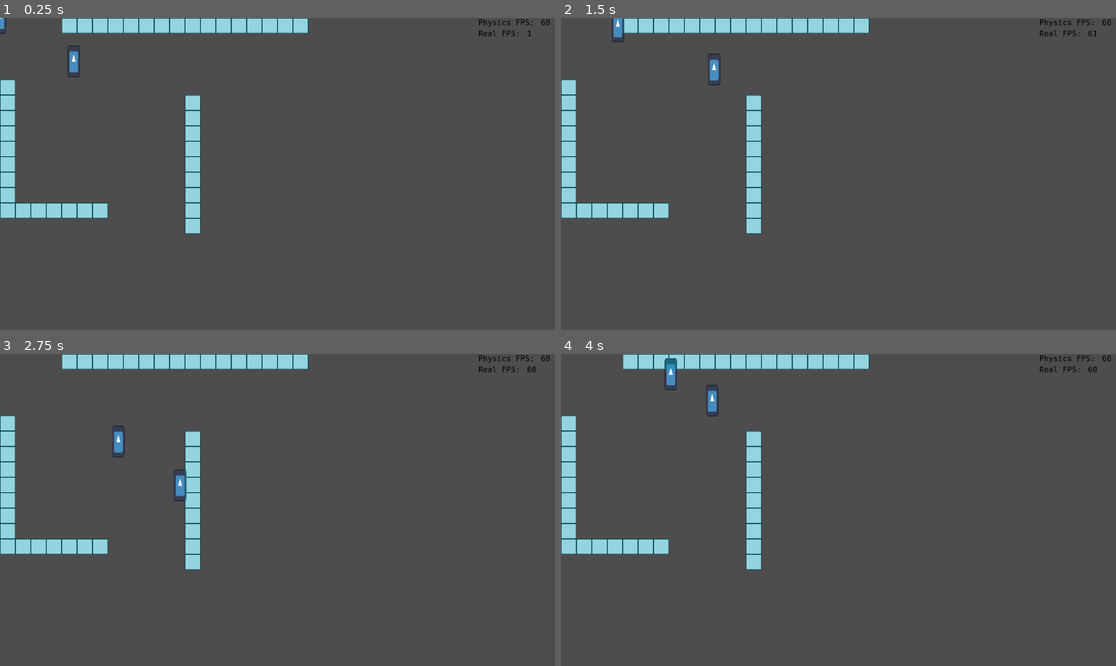
Above: before the commit, frames 1-4 (two rows, left to right).
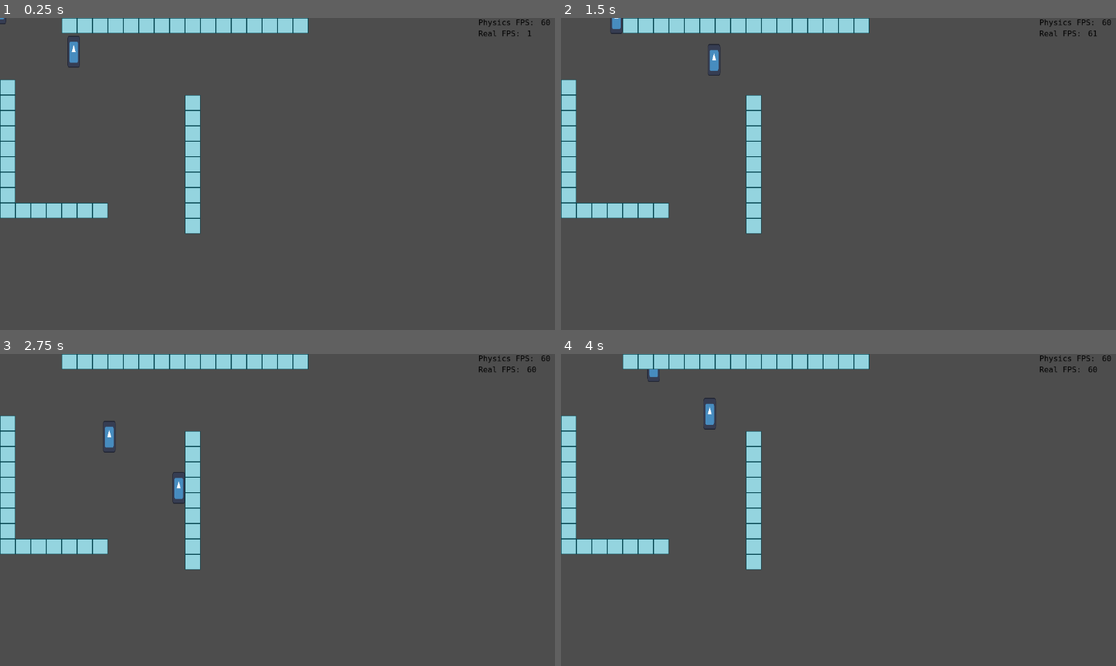
Above: after the commit, the same moments.

Repository: wync-netcode/wync-godot
Game: Godot game, scene res://rooms/lab1/lab1.tscn
Two runs of this game, one before a commit and one after it. Both use one fixed random seed, a clock stepped at 60 frames per second and the inputs below. The engine's default icon, where the game draws it, is replaced by a stand-in: a white triangle on a blue panel in a dark square.
Inputs (mouse positions are in pixels of both pictures, inside the frame that each line leads up to):
- Up to frame 1 (0.25 s): no input
- Up to frame 2 (1.5 s): tap Enter at 0.5 s; move the mouse to (960, 158) at 0.52 s; hold D (p1_right) 0.53-1.28 s; hold E (p1_interact) 0.53-1.28 s; move the mouse to (727, 189) at 1.27 s; hold S (p1_down) from 1.28 s (still down); click (727, 189) at 1.35 s
- Up to frame 3 (2.75 s): move the mouse to (333, 441) at 2.02 s; release S (p1_down) at 2.03 s; hold D (p1_right) from 2.03 s (still down); hold 1 (p1_weapon1) from 2.03 s (still down)
- Up to frame 4 (4 s): move the mouse to (810, 572) at 2.77 s; release D (p1_right) at 2.78 s; release 1 (p1_weapon1) at 2.78 s; hold W (p1_up) 2.78-3.53 s; tap 2 (p1_weapon2) at 2.85 s; move the mouse to (1005, 556) at 3.52 s; hold A (p1_left) from 3.53 s (still down); hold 3 (p1_weapon3) from 3.53 s (still down)

The runs differ from the first frame. In frame 1, 0.2% of the frame differs, in the area x 0-15%, y 0-19%; in frame 2, 0.3%; in frame 3, 0.4%; in frame 4, 0.5%, in the area x 15-29%, y 1-25%.

Commit message:
feat: entity projectiles component + system

Diff:
--- /dev/null
+++ b/data/EntityData.gd
@@ -0,0 +1,7 @@
+extends Node
+class_name EntityData
+
+var Player: StaticPlayer
+var Weapons: Array[StaticWeapon]
+var Zombies: Array[StaticZombie]
+var Explosion: Array[StaticExplosion]
--- a/data/StaticData.gd
+++ b/data/StaticData.gd
@@ -1,10 +1,5 @@
 extends Node
 class_name StaticData
-
-var Player: StaticPlayer
-var Weapons: Array[StaticWeapon]
-var Zombies: Array[StaticZombie]
-var Explosion: Array[StaticExplosion]
 
 enum WEAPON {
 	MELEE,
@@ -26,7 +21,11 @@
 	ZOMBIE
 }
 
-static var singleton: StaticData
+static var entity: EntityData
+
+# list reusable entities
+static var en_scn_player: PackedScene = preload("res://src/entities/en_player.tscn")
+static var en_scn_rocket: PackedScene = preload("res://src/entities/en_rocket.tscn")
 
 func _ready():
-	StaticData.singleton = JsonClassConverter.json_file_to_class(StaticData, "res://data/data.json")
+	StaticData.entity = JsonClassConverter.json_file_to_class(EntityData, "res://data/data.json")
--- a/data/data.json
+++ b/data/data.json
@@ -87,7 +87,7 @@
 			"ammunition_price": 100,
 			"ammunition_size": 100,
 			"reach": 0,
-			"projectile_speed": 0,
+			"projectile_speed": 500,
 			"projectile_sprite": "RID(0)"
 		}
 	],
--- a/project.godot
+++ b/project.godot
@@ -19,6 +19,7 @@
 
 Logger="*res://addons/gs_logger/logger.gd"
 ECS="*res://addons/gs_ecs/ecs.gd"
+ECSRootManagerSingleton="*res://src/utils/ecs_root_manager.gd"
 
 [editor_plugins]
 
--- a/rooms/lab0/simple_ecs.gd
+++ b/rooms/lab0/simple_ecs.gd
@@ -1,6 +1,8 @@
-extends Node
+extends ECSRoot
 
 func _ready() -> void:
+	super()
+
 	Logger.set_logger_level(Logger.LOG_LEVEL_NONE)
 	ECS.update()
 
@@ -15,29 +17,29 @@
 	var inventory = player.get_component("coweaponinventory") as CoWeaponInventory
 
 	var w = CoWeaponStored.new()
-	w.weapon_id = StaticData.singleton.WEAPON.MELEE
+	w.weapon_id = StaticData.WEAPON.MELEE
 	inventory.inventory.append(w)
 
 	w = CoWeaponStored.new()
-	w.weapon_id = StaticData.singleton.WEAPON.PISTOL
+	w.weapon_id = StaticData.WEAPON.PISTOL
 	w.bullets_total_left = 300
 	w.bullets_magazine_left = 2
 	inventory.inventory.append(w)
 
 	w = CoWeaponStored.new()
-	w.weapon_id = StaticData.singleton.WEAPON.UZI
+	w.weapon_id = StaticData.WEAPON.UZI
 	w.bullets_total_left = 300
 	w.bullets_magazine_left = 2
 	inventory.inventory.append(w)
 
 	w = CoWeaponStored.new()
-	w.weapon_id = StaticData.singleton.WEAPON.SHOTGUN
+	w.weapon_id = StaticData.WEAPON.SHOTGUN
 	w.bullets_total_left = 300
 	w.bullets_magazine_left = 2
 	inventory.inventory.append(w)
 
 	w = CoWeaponStored.new()
-	w.weapon_id = StaticData.singleton.WEAPON.ROCKET
+	w.weapon_id = StaticData.WEAPON.ROCKET
 	w.bullets_total_left = 300
 	w.bullets_magazine_left = 1
 	inventory.inventory.append(w)
--- a/rooms/lab1/lab1.tscn
+++ b/rooms/lab1/lab1.tscn
@@ -14,6 +14,7 @@
 [ext_resource type="Script" path="res://src/systems/sy_reload_weapon.gd" id="11_8yq6p"]
 [ext_resource type="Script" path="res://src/systems/sy_health.gd" id="12_y0sey"]
 [ext_resource type="Script" path="res://src/systems/sy_switch_weapon.gd" id="13_u7q3c"]
+[ext_resource type="Script" path="res://src/systems/sy_projectile_movement.gd" id="14_4neha"]
 
 [node name="Lab1" type="Node2D"]
 script = ExtResource("1_k1as7")
@@ -26,11 +27,13 @@
 
 [node name="EnRaycastSingleton" parent="EntitySingletons" instance=ExtResource("4_ygxyn")]
 
-[node name="EnMap" type="Node2D" parent="."]
+[node name="Entities" type="Node" parent="."]
 
-[node name="MapDemo0" parent="EnMap" instance=ExtResource("5_a5fj4")]
+[node name="EnMap" type="Node2D" parent="Entities"]
 
-[node name="EnPlayer" parent="." instance=ExtResource("2_uqay5")]
+[node name="MapDemo0" parent="Entities/EnMap" instance=ExtResource("5_a5fj4")]
+
+[node name="EnPlayer" parent="Entities" instance=ExtResource("2_uqay5")]
 position = Vector2(153, 90)
 
 [node name="SyVelocity" type="Node" parent="."]
@@ -48,11 +51,14 @@
 [node name="SyReloadWeapon" type="Node" parent="."]
 script = ExtResource("11_8yq6p")
 
+[node name="SySwitchWeapon" type="Node" parent="."]
+script = ExtResource("13_u7q3c")
+
 [node name="SyHealth" type="Node" parent="."]
 script = ExtResource("12_y0sey")
 
-[node name="SySwitchWeapon" type="Node" parent="."]
-script = ExtResource("13_u7q3c")
+[node name="SyProjectileMovement" type="Node" parent="."]
+script = ExtResource("14_4neha")
 
 [node name="CanvasLayer" type="CanvasLayer" parent="."]
 
--- /dev/null
+++ b/src/components/co_area.gd
@@ -0,0 +1,3 @@
+extends Component
+class_name CoArea
+static var label = "coarea"
--- /dev/null
+++ b/src/components/co_area.tscn
@@ -0,0 +1,6 @@
+[gd_scene load_steps=2 format=3 uid="uid://c2r10to1fm6gn"]
+
+[ext_resource type="Script" path="res://src/components/co_area.gd" id="1_1t70b"]
+
+[node name="CoArea" type="Area2D"]
+script = ExtResource("1_1t70b")
--- a/src/components/co_collider.tscn
+++ b/src/components/co_collider.tscn
@@ -1,11 +1,6 @@
-[gd_scene load_steps=3 format=3 uid="uid://crmc58c1fac1p"]
+[gd_scene load_steps=2 format=3 uid="uid://crmc58c1fac1p"]
 
 [ext_resource type="Script" path="res://src/components/co_collider.gd" id="1_r2bk6"]
 
-[sub_resource type="RectangleShape2D" id="RectangleShape2D_rhwx1"]
-
 [node name="CoCollider" type="CharacterBody2D"]
 script = ExtResource("1_r2bk6")
-
-[node name="CollisionShape2D" type="CollisionShape2D" parent="."]
-shape = SubResource("RectangleShape2D_rhwx1")
--- /dev/null
+++ b/src/components/co_projectile_data.gd
@@ -0,0 +1,5 @@
+extends Component
+class_name CoProjectileData
+const label = "coprojectiledata"
+
+@export var weapon_id: StaticData.WEAPON
--- /dev/null
+++ b/src/components/co_projectile_renderer.tscn
@@ -0,0 +1,9 @@
+[gd_scene load_steps=2 format=3 uid="uid://cf0xt5y7pclvb"]
+
+[ext_resource type="Texture2D" uid="uid://b6vptyjhyt5ty" path="res://icon.svg" id="1_54pxx"]
+
+[node name="CoProjectileRenderer" type="Node2D"]
+
+[node name="Sprite2D" type="Sprite2D" parent="."]
+scale = Vector2(0.15625, 0.15625)
+texture = ExtResource("1_54pxx")
--- a/src/entities/en_player.tscn
+++ b/src/entities/en_player.tscn
@@ -13,6 +13,9 @@
 [ext_resource type="Script" path="res://src/components/co_weapon_held.gd" id="10_poc8g"]
 [ext_resource type="Script" path="res://src/components/co_money.gd" id="12_0dkhu"]
 
+[sub_resource type="RectangleShape2D" id="RectangleShape2D_rkk3i"]
+size = Vector2(26, 26)
+
 [node name="EnPlayer" type="Node2D"]
 script = ExtResource("1_fi820")
 
@@ -24,9 +27,13 @@
 [node name="CoVelocity" type="Node" parent="Components"]
 script = ExtResource("2_hsf2x")
 
+[node name="CoActorRenderer" parent="Components" instance=ExtResource("7_4yv8f")]
+position = Vector2(0, -20)
+
 [node name="CoCollider" parent="Components" instance=ExtResource("3_xkv6g")]
 
-[node name="CoActorRenderer" parent="Components" instance=ExtResource("7_4yv8f")]
+[node name="CollisionShape2D" type="CollisionShape2D" parent="Components/CoCollider"]
+shape = SubResource("RectangleShape2D_rkk3i")
 
 [node name="CoPlayerInput" type="Node" parent="Components"]
 script = ExtResource("6_i3pb1")
--- /dev/null
+++ b/src/entities/en_rocket.tscn
@@ -0,0 +1,33 @@
+[gd_scene load_steps=8 format=3 uid="uid://c51bfdd3ckhnk"]
+
+[ext_resource type="Script" path="res://addons/gs_ecs/entity.gd" id="1_vs0dl"]
+[ext_resource type="Script" path="res://src/components/co_actor.gd" id="2_6fjdl"]
+[ext_resource type="Script" path="res://src/components/co_velocity.gd" id="3_sk7nh"]
+[ext_resource type="PackedScene" uid="uid://cf0xt5y7pclvb" path="res://src/components/co_projectile_renderer.tscn" id="5_eh4a8"]
+[ext_resource type="Script" path="res://src/components/co_projectile_data.gd" id="5_qmshh"]
+[ext_resource type="PackedScene" uid="uid://c2r10to1fm6gn" path="res://src/components/co_area.tscn" id="6_peyxx"]
+
+[sub_resource type="RectangleShape2D" id="RectangleShape2D_xapm8"]
+
+[node name="EnRocket" type="Node2D"]
+script = ExtResource("1_vs0dl")
+
+[node name="Components" type="Node2D" parent="."]
+
+[node name="CoActor" type="Node" parent="Components"]
+script = ExtResource("2_6fjdl")
+
+[node name="CoVelocity" type="Node" parent="Components"]
+script = ExtResource("3_sk7nh")
+
+[node name="CoProjectileData" type="Node" parent="Components"]
+script = ExtResource("5_qmshh")
+
+[node name="CoProjectileRenderer" parent="Components" instance=ExtResource("5_eh4a8")]
+
+[node name="CoArea" parent="Components" instance=ExtResource("6_peyxx")]
+collision_layer = 4
+collision_mask = 3
+
+[node name="CollisionShape2D" type="CollisionShape2D" parent="Components/CoArea"]
+shape = SubResource("RectangleShape2D_xapm8")
--- a/src/systems/sy_actor_movement.gd
+++ b/src/systems/sy_actor_movement.gd
@@ -14,17 +14,17 @@
 
 	# apply friction
 	if input.movement_dir.length() == 0:
-		var friction: float = StaticData.singleton.Player.friction * _delta
+		var friction: float = StaticData.entity.Player.friction * _delta
 		if velocity.velocity.length() < friction:
 			velocity.velocity = Vector2.ZERO
 		else:
 			velocity.velocity -= velocity.velocity.normalized() * friction
 
 	# apply inputs to velocity
-	velocity.velocity += input.movement_dir * StaticData.singleton.Player.acc * _delta
+	velocity.velocity += input.movement_dir * StaticData.entity.Player.acc * _delta
 
 	# cap
-	var cap = StaticData.singleton.Player.max_speed
+	var cap = StaticData.entity.Player.max_speed
 	if velocity.velocity.length() > cap:
 		velocity.velocity = velocity.velocity.normalized() * cap
 
@@ -33,6 +33,4 @@
 	body.move_and_slide()
 	node2d.global_position = body.global_position
 	body.position = Vector2.ZERO
-	#node2d.position += velocity.velocity
-
-	#print("velocity ", velocity.velocity.length())
+	velocity.velocity = body.velocity
--- /dev/null
+++ b/src/systems/sy_projectile_movement.gd
@@ -0,0 +1,57 @@
+extends System
+class_name SyProjectileMovement
+
+
+func _ready():
+	components = "%s,%s,%s,%s" % [CoVelocity.label, CoArea.label, CoProjectileData.label, CoActor.label]
+	super()
+
+
+func on_process_entity(entity: Entity, delta: float):
+	var entity_node = entity as Node as Node2D
+	var velocity = entity.get_component(CoVelocity.label) as CoVelocity
+	var area_node: Area2D = entity.get_component(CoArea.label) as Area2D
+	var owner_actor = entity.get_component(CoActor.label) as CoActor
+
+	if area_node.has_overlapping_bodies():
+		var explode = false
+		var bodies = area_node.get_overlapping_bodies()
+		for body in bodies:
+
+			# collided with an actor
+
+			if body is Component:
+				var actor: CoActor = get_actor_from_component(body)
+				if actor:
+					print("actor.id %s == %s ?" % [actor.id, owner_actor.id])
+
+					if actor.id == owner_actor.id:
+						continue
+					else:
+						explode = true
+
+			# collided with solid
+
+			else:
+				explode = true
+				print("collided iwht solid")
+
+		# explode
+
+		if explode:
+			print("Projectile Exploded")
+			ECS.remove_entity(entity)
+			return
+
+	entity_node.position += velocity.velocity * delta
+
+
+func get_actor_from_component(component: Component) -> CoActor:
+	if not component:
+		return null
+	var entity: Entity = ECSUtils.get_entity_from_component(component)
+	if not entity:
+		return null
+	if not entity.has_component(CoActor.label):
+		return null
+	return entity.get_component(CoActor.label) as CoActor
--- a/src/systems/sy_reload_weapon.gd
+++ b/src/systems/sy_reload_weapon.gd
@@ -23,8 +23,8 @@
 
 	# finish reload
 
-	var magazine_size = StaticData.singleton.Weapons[weapon_stored.weapon_id].magazine_size
-	var finished_reloading = curr_time - weapon_held.time_started_reloading >= StaticData.singleton.Weapons[weapon_held.weapon_id].reload_delay
+	var magazine_size = StaticData.entity.Weapons[weapon_stored.weapon_id].magazine_size
+	var finished_reloading = curr_time - weapon_held.time_started_reloading >= StaticData.entity.Weapons[weapon_held.weapon_id].reload_delay
 
 	if weapon_held.reloading and finished_reloading:
 		weapon_held.reloading = false
--- a/src/systems/sy_shoot_weapon.gd
+++ b/src/systems/sy_shoot_weapon.gd
@@ -2,15 +2,16 @@
 class_name SyShootWeapon
 
 func _ready():
-	components = "CoWeaponInventory,CoWeaponHeld,CoActorInput,CoCollider"
+	components = "CoActor,CoWeaponInventory,CoWeaponHeld,CoActorInput,CoCollider"
 	super()
 
 func on_process_entity(entity: Entity, _delta: float):
 	var node2d = entity as Node as Node2D
-	var input = entity.get_component("coactorinput") as CoActorInput
-	var weapon = entity.get_component("coweaponheld") as CoWeaponHeld
-	var inventory = entity.get_component("coweaponinventory") as CoWeaponInventory
-	var collider = entity.get_component("cocollider") as CoCollider
+	var actor = entity.get_component(CoActor.label) as CoActor
+	var input = entity.get_component(CoActorInput.label) as CoActorInput
+	var weapon = entity.get_component(CoWeaponHeld.label) as CoWeaponHeld
+	var inventory = entity.get_component(CoWeaponInventory.label) as CoWeaponInventory
+	var collider = entity.get_component(CoCollider.label) as CoCollider
 
 	# shooting
 
@@ -36,14 +37,14 @@
 	# delay / cooldown between shots
 
 	var current_time = Time.get_ticks_msec()
-	if current_time - weapon_stored.time_last_shot < StaticData.singleton.Weapons[weapon_stored.weapon_id].shoot_delay:
+	if current_time - weapon_stored.time_last_shot < StaticData.entity.Weapons[weapon_stored.weapon_id].shoot_delay:
 		return
 	weapon_stored.time_last_shot = Time.get_ticks_msec()
 
 	# enough bullets
 
 	var has_bullets = weapon_stored.bullets_magazine_left > 0
-	var is_melee = weapon.weapon_id == StaticData.singleton.WEAPON.MELEE
+	var is_melee = weapon.weapon_id == StaticData.WEAPON.MELEE
 	if not (has_bullets || is_melee):
 		return
 	if has_bullets:
@@ -52,31 +53,64 @@
 	# perform raycast
 	# + account for weapon reach
 
-	var raycast_ent = EntitySingletons.singleton.get_entity("EnRaycastSingleton")
-	var raycast_co = raycast_ent.get_component("coraycast") as CoRaycast
-	var raycast: RayCast2D = raycast_co as Node as RayCast2D
-	var pellets: int = StaticData.singleton.Weapons[weapon.weapon_id].pellet_count
-	var spread: int = StaticData.singleton.Weapons[weapon.weapon_id].spread_deg
+	var is_projectile: bool = StaticData.entity.Weapons[weapon.weapon_id].bullet_type == 1
+	var pellets: int = StaticData.entity.Weapons[weapon.weapon_id].pellet_count
+	var spread: int = StaticData.entity.Weapons[weapon.weapon_id].spread_deg
 	var aim_angle: float = node2d.global_position.angle_to_point(input.aim)
-	var reach = raycast_co.default_reach
-	if StaticData.singleton.Weapons[weapon_stored.weapon_id].reach != 0:
-		reach = StaticData.singleton.Weapons[weapon_stored.weapon_id].reach
+	var reach: int = 0
+	var raycast: RayCast2D = null
 
-	raycast.clear_exceptions()
-	raycast.add_exception(collider as CharacterBody2D)
-	raycast.global_position = node2d.global_position
+	if not is_projectile:
+		var raycast_ent = EntitySingletons.singleton.get_entity("EnRaycastSingleton")
+		var raycast_co = raycast_ent.get_component("coraycast") as CoRaycast
+		raycast = raycast_co as Node as RayCast2D
+		reach = raycast_co.default_reach
 
-	# make one of the pellets have perfect accuracy
+		if StaticData.entity.Weapons[weapon_stored.weapon_id].reach != 0:
+			reach = StaticData.entity.Weapons[weapon_stored.weapon_id].reach
 
+		raycast.clear_exceptions()
+		raycast.add_exception(collider as CharacterBody2D)
+		raycast.global_position = node2d.global_position
+
+	# fire one of the pellets with perfect accuracy
+
+	print("is_projectile %s %s" % [is_projectile, weapon.weapon_id])
 	if pellets > 1:
-		bullet_raycast(weapon.weapon_id, raycast, aim_angle, reach)
 		pellets -= 1
+		if not is_projectile:
+			bullet_raycast(weapon.weapon_id, raycast, aim_angle, reach)
+		else:
+			launch_projectile(weapon.weapon_id, actor.id, collider, aim_angle)
 
-	# calculate the rest
+	# fire remaining
 
 	for i in range(pellets):
 		var angle = aim_angle + deg_to_rad(spread) * randf_range(-1, 1)
-		bullet_raycast(weapon.weapon_id, raycast, angle, reach)
+		if not is_projectile:
+			bullet_raycast(weapon.weapon_id, raycast, angle, reach)
+		else:
+			launch_projectile(weapon.weapon_id, actor.id, collider, angle)
+
+
+func launch_projectile(weapon_id: int, actor_id: int, owner_body: CoCollider, angle: float):
+	var projectile_ent: Entity = StaticData.en_scn_rocket.instantiate() as Entity
+	ECS.add_entity(projectile_ent)
+	ECSRootManagerSingleton.add_entity_node(projectile_ent)
+
+	# Cast until entity scene typing is implemented in the ECS library
+	# setup projectile entity
+
+	var velocity = projectile_ent.get_component(CoVelocity.label) as CoVelocity
+	#var area_node: Area2D = projectile_ent.get_component(CoArea.label) as Area2D
+	var pro_data: CoProjectileData = projectile_ent.get_component(CoProjectileData.label) as CoProjectileData
+	var actor: CoActor = projectile_ent.get_component(CoActor.label) as CoActor
+
+	(projectile_ent as Node as Node2D).global_position = (owner_body as Node as Node2D).global_position
+	velocity.velocity = Vector2.from_angle(angle) * StaticData.entity.Weapons[weapon_id].projectile_speed
+	pro_data.weapon_id = weapon_id as StaticData.WEAPON
+	actor.id = actor_id
+
 
 
 func bullet_raycast(weapon_id: int, raycast: RayCast2D, angle: float, reach: float):
@@ -85,7 +119,7 @@
 		return
 	if not entity.has_component(CoHealth.label):
 		return
-	var damage = StaticData.singleton.Weapons[weapon_id].damage
+	var damage = StaticData.entity.Weapons[weapon_id].damage
 	print("DAMAGE entity: %s for damage: %s" % [entity, damage])
 	HealthUtils.generate_health_damage_event(entity, damage, 0)
 
--- a/src/systems/sy_switch_weapon.gd
+++ b/src/systems/sy_switch_weapon.gd
@@ -26,7 +26,7 @@
 			weapon_stored = w
 			break
 	if weapon_stored == null:
-		print("D: SySwitchWeapon: You don't have weapon ", StaticData.singleton.Weapons[input.switch_weapon_to].name)
+		print("D: SySwitchWeapon: You don't have weapon ", StaticData.entity.Weapons[input.switch_weapon_to].name)
 		input.switch_weapon_to = -1
 		return
 
--- /dev/null
+++ b/src/utils/ecs_root.gd
@@ -0,0 +1,11 @@
+#
+# Use this node to mark a node as ECSRoot to store entities
+# This node must have a child node named "Entities"
+#
+extends Node
+class_name ECSRoot
+
+
+func _ready():
+	# register as root
+	ECSRootManagerSingleton.update_root(self)
--- /dev/null
+++ b/src/utils/ecs_root_manager.gd
@@ -0,0 +1,22 @@
+#
+# singleton script
+#
+extends Node
+class_name ECSRootManager
+
+var _current_root: ECSRoot = null
+var _entities_node: Node = null
+
+
+func get_root() -> ECSRoot:
+	return _current_root
+
+
+func update_root(root: ECSRoot):
+	assert(root as ECSRoot)
+	_current_root = root as ECSRoot
+	_entities_node = root.get_node("Entities")
+
+
+func add_entity_node(entity: Entity):
+	_entities_node.add_child(entity)
--- /dev/null
+++ b/src/utils/projectile_utils.gd
@@ -0,0 +1,5 @@
+class_name ProjectileUtils
+
+
+static func create_rocket():
+	pass
Not shown: 1 places in rooms/lab1/lab1.tscn that only renumber resources
Not shown: 1 places in src/entities/en_player.tscn that only renumber resources
